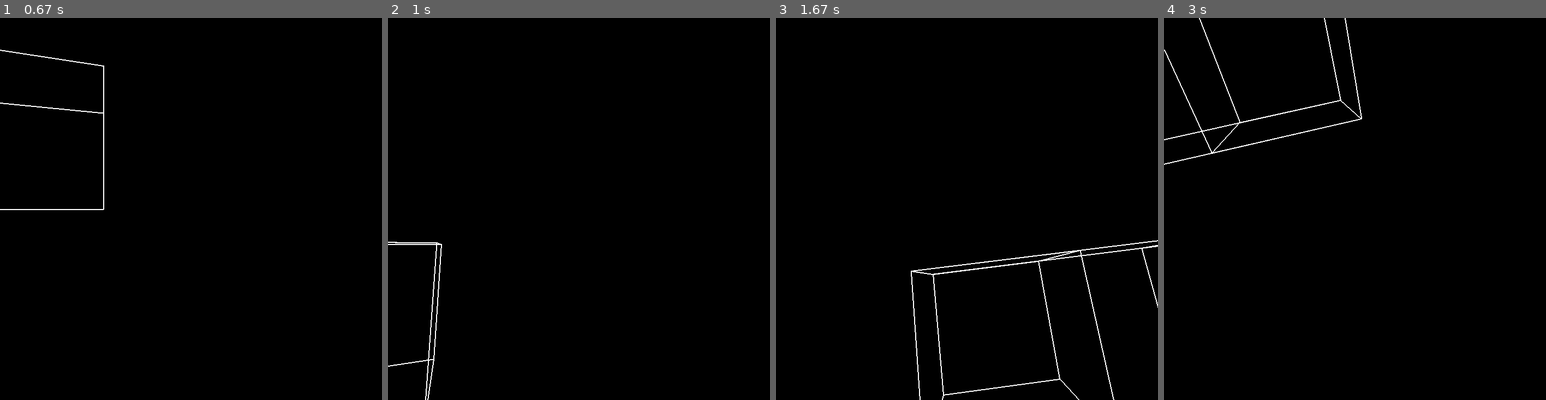
Above: before the commit, frames 1-4 (left to right).
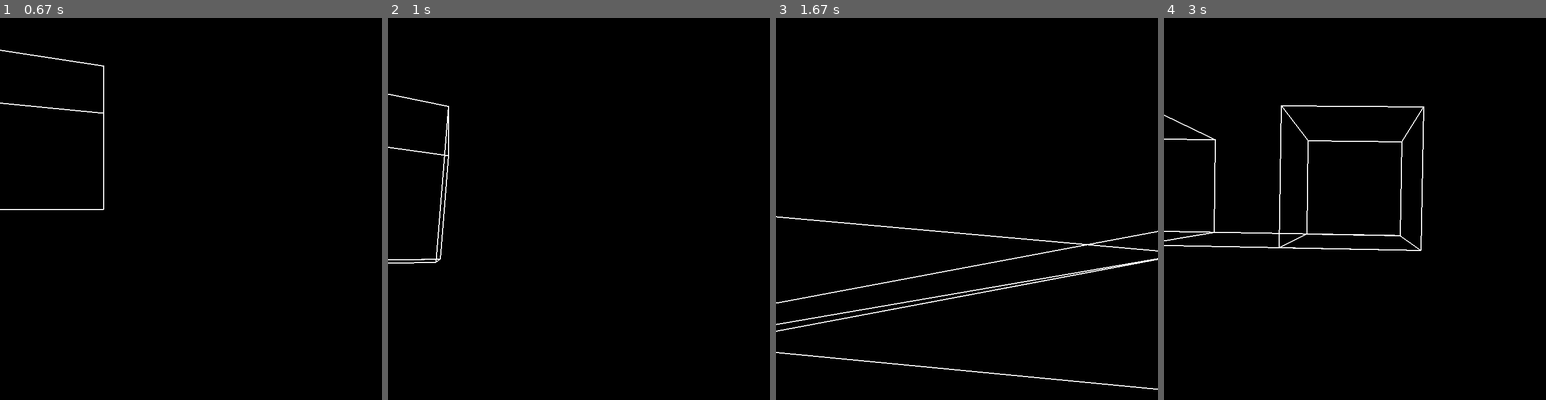
Above: after the commit, the same moments.

Repository: Anthony-Gambale/Pygame-3D
Game: pygame game, started from src/main.py
The game is run twice, just before and just after one commit, with the same random seed, the same clock (stepped at 60 frames per second) and the same inputs.
Inputs:
- Up to frame 1 (0.67 s): hold Right from 0.33 s (still down)
- Up to frame 2 (1 s): release Right at 0.8 s; hold Up from 0.83 s (still down); hold W from 0.83 s (still down); tap Space at 0.9 s; tap Shift at 0.98 s
- Up to frame 3 (1.67 s): release Up at 1.13 s; release W at 1.13 s; hold Right 1.17-1.63 s; hold D 1.17-1.63 s; tap Space at 1.23, 1.53 s
- Up to frame 4 (3 s): hold Left 1.67-2.2 s; hold A 1.67-2.2 s; tap Space at 1.73, 2.03, 2.3, 2.63, 2.93 s; hold Down 2.23-2.53 s; hold S 2.23-2.53 s; tap Shift at 2.38 s; hold Left 2.57-2.97 s; hold A 2.57-2.97 s

Frame 1 is identical in both runs. In frame 2, 0.7% of the frame differs, in the area x 0-16%, y 19-100%; in frame 3, 2.3%, in the area x 0-100%, y 51-100%; in frame 4, 1.8%.

Commit message:
all issues fixed, first iteration complete and bug free

Diff:
--- a/issues.txt
+++ /dev/null
@@ -1,8 +0,0 @@
-
-done
- - make WASD move the camera relative to the direction of the normal vector
- - make the arrow keys rotate the image plane about its basis vectors, rather than about the x and y axes
-
-to do
- - make sure that any objects 'behind' the camera aren't drawn to the image plane
- - fix strange "teleportation" effect when rotating camera. solution to this is probably to ditch use of cross product.
--- a/src/camera.py
+++ b/src/camera.py
@@ -61,7 +61,7 @@
 
         self.n = (self.n.scale(cos(a))).add(self.by.scale(sin(a)))
 
-        self.by = self.n.cross_product_3D(self.bx)
+        self.by = self.bx.cross_product_3D(self.n)
 
         self.update() # update the screen position
 
